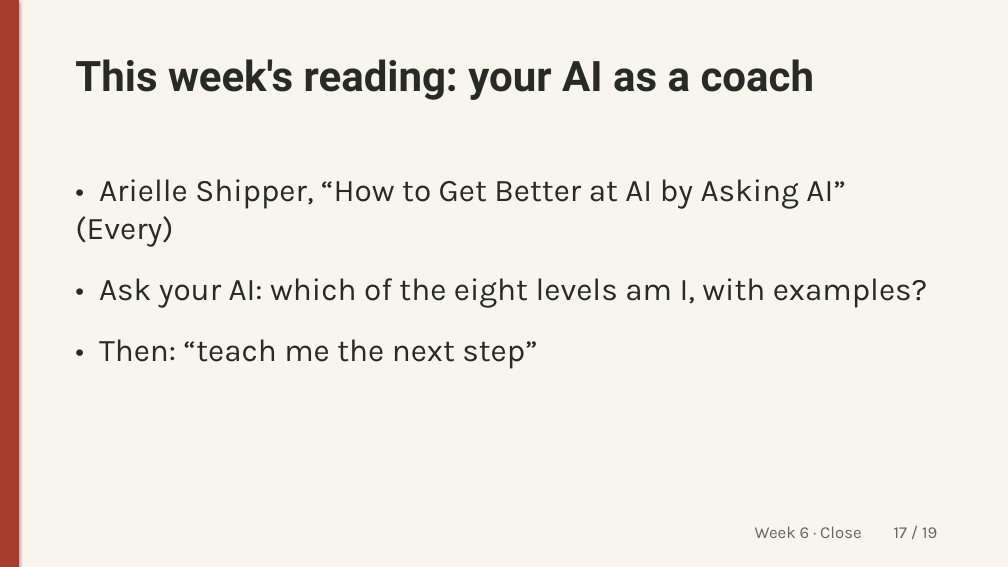
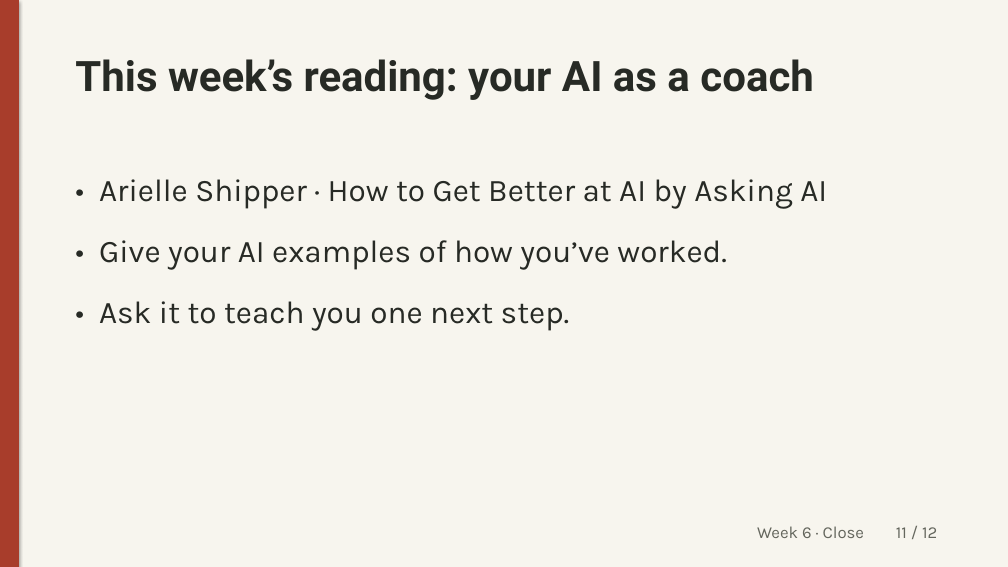
Before and after one commit to unforcedagi/learn-vibe-build-deck, a slide deck: slide 11 of lessons/week-6/_src/week6-lecture.pptx (slide 17 before the commit). Drawn at 1008x567 pixels with LibreOffice and Linux fonts; fonts in the diff are those of the drawing. Boxes give left, top, right and bottom in pixels: in the first picture for what was removed or moved away, otherwise in the second. Text is boxed around its words. In the diff, an @@ line names an element or a change of style, - is before the commit and + after.

Commit message:
Week 6 foundation: copy lesson, light context file, get online; no live connector or pair exercise

```diff
--- a/lessons/week-6/_src/week6-lecture.pptx
+++ b/lessons/week-6/_src/week6-lecture.pptx
@@ text at box(75, 59, 814, 100): text changed @@
-This week's reading: your AI as a coach
+This week’s reading: your AI as a coach
@@ text at box(99, 179, 827, 331): text changed @@
-• Arielle Shipper, “How to Get Better at AI by Asking AI” (Every)
-• Ask your AI: which of the eight levels am I, with examples?
-• Then: “teach me the next step”
+• Arielle Shipper · How to Get Better at AI by Asking AI
+• Give your AI examples of how you’ve worked.
+• Ask it to teach you one next step.
@@ text at box(757, 526, 937, 538): text changed @@
-Week 6 · Close 17 / 19
+Week 6 · Close 11 / 12
```
Also in this commit, not shown: 10 other slides changed, 1 slide added, 8 slides removed, 16 other files.
